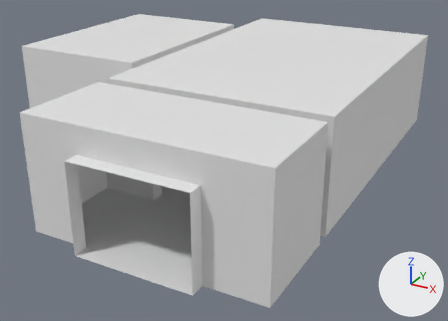
An edit to the FBX model Assets/Placeholders/Room_01/PLH_Room_01.fbx, drawn before and after from the same camera.
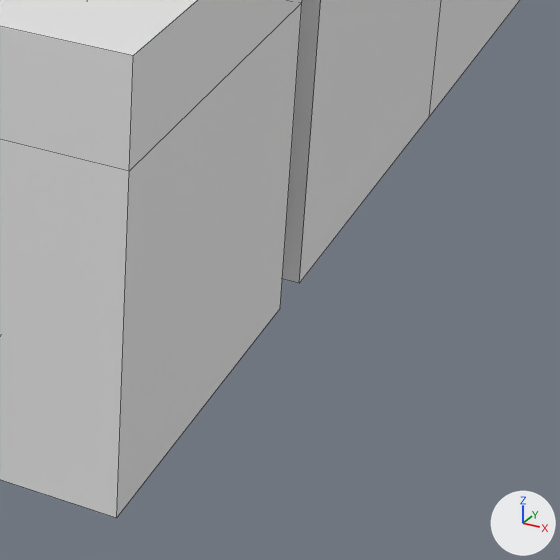
Each version is shown whole from a camera (50 mm lens) standing at (9.23, -26.93, 9.78) and looking at (-1.55, -7.33, -0.02), then close up on the part from 52% to 90% of the width and 47% to 100% of the height. Arrows for +X, +Y and +Z are at lower right; the lights stay in place. The close-ups show mesh edges as thin lines. Where no turn or scale is listed for an object, it has been applied to the vertices. Vertices at the same position are counted once.

The first close-up shows 'PLH_Room_01'.
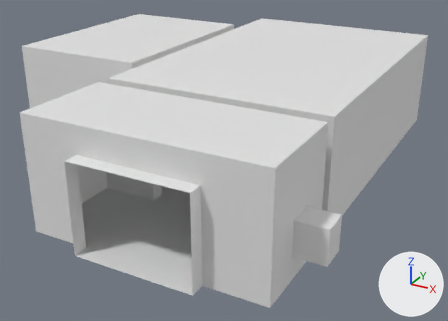
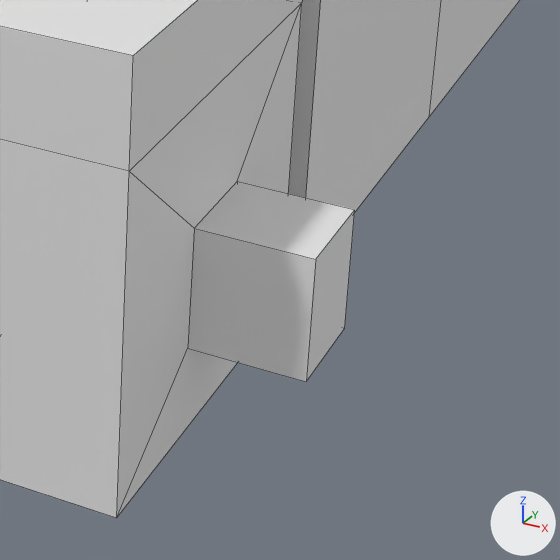
Where the newer file only moved an object's origin or applied its transform, the numbers keep the older frame.

Diff of the bpy script that builds the scene:
```diff
--- a/Assets/Placeholders/Room_01/PLH_Room_01.fbx.py
+++ b/Assets/Placeholders/Room_01/PLH_Room_01.fbx.py
@@ me_plane @@
 # used by ob_plh_room_01; location = (0.0, 0.0, 0.0)
-me_plane.from_pydata(...)  # 104 vertices, 99 faces; spans x -10.5..4.0, y -15.5..1.5, z 0.0..3.9
+me_plane.from_pydata(...)  # 113 vertices, 107 faces; spans x -10.5..5.0, y -15.5..1.5, z 0.0..3.9
+# me_plane part 1
+# 1 face is deleted
+# 8 vertices are added at x 4.0..5.0, y -13.7..-12.8, z 0.8..1.9
+# 9 new faces join them
```

Pixel boxes (x1, y1, x2, y2) of what changed, in the close-ups (560 x 560 px):
part 1 of me_plane, built on: before (117, 3, 302, 517); after (117, 3, 355, 517)
